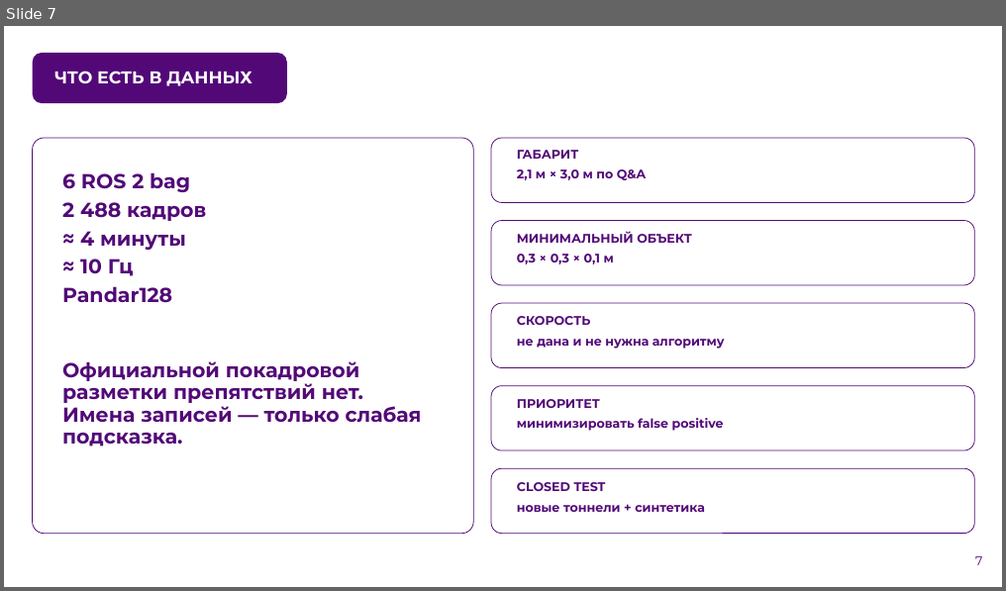
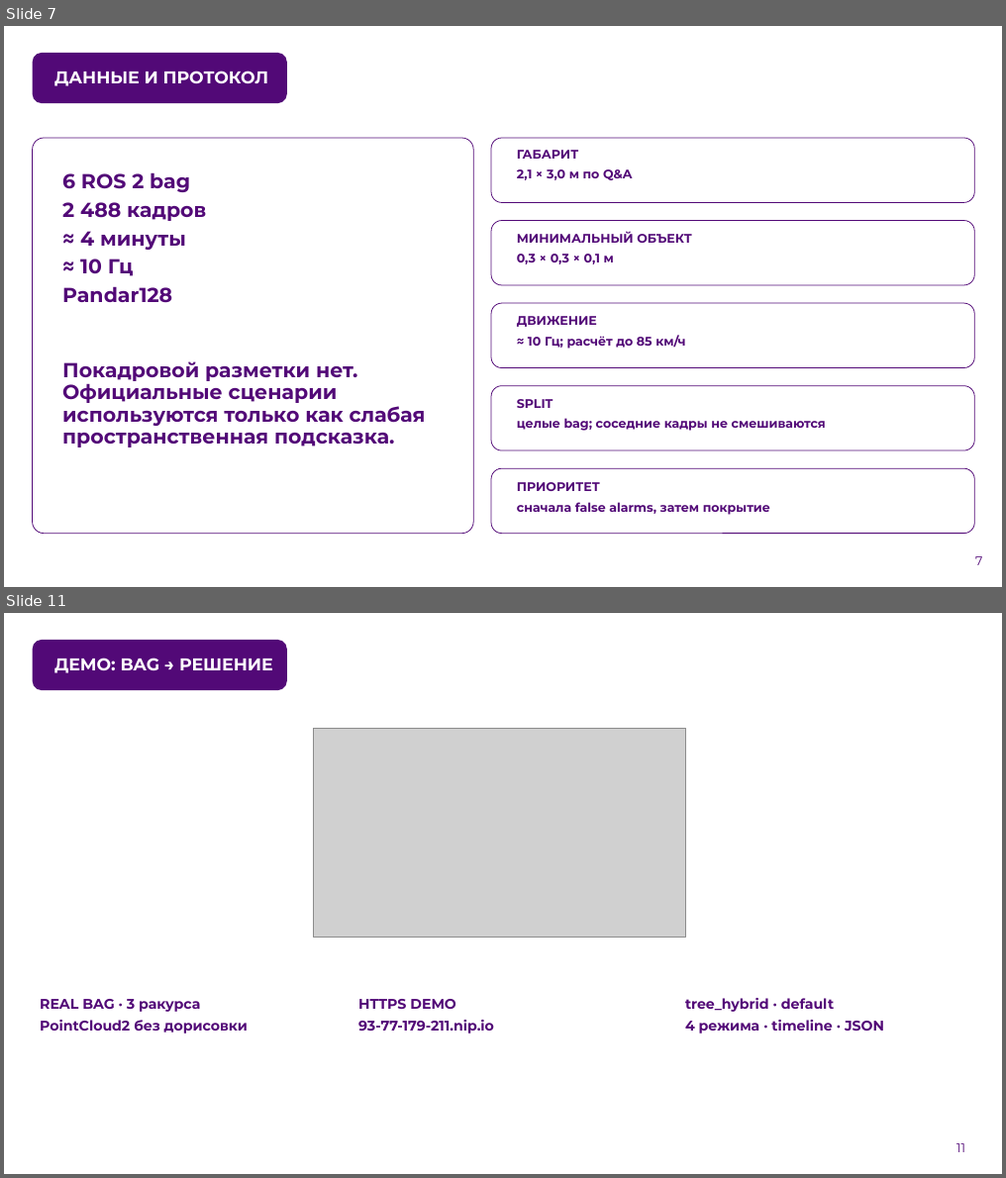
Before and after one commit to KirpaDmitriy/metroguard-lct2026, a slide deck: presentation/MetroGuard_LCT2026_Submission.pptx. Shown one above the other, each under a label of ours: slide 7 before the commit, slides 7 and 11 after it; the slides between them are not shown. The pictures are 1006x591 and 1006x1178 pixels, drawn with LibreOffice and Linux fonts; fonts in the diff are those of the drawing; grey boxes stand for pictures; background and template pictures are left out. Boxes give left, top, right and bottom in pixels: in the first picture for what was removed or moved away, otherwise in the second. Text is boxed around its words. In the diff, an @@ line names an element or a change of style, - is before the commit and + after.

```diff
--- a/presentation/MetroGuard_LCT2026_Submission.pptx
+++ b/presentation/MetroGuard_LCT2026_Submission.pptx
@@ slide 11 added at (4, 613, 1002, 1174), background picture (left out) @@
@@ rounded rectangle added at (33, 639, 287, 690), fill #520977 @@
@@ title added at (54, 658, 272, 673), 16.5 pt, text #FFFFFF, bold @@
+ДЕМО: BAG → РЕШЕНИЕ
@@ picture added at (313, 728, 686, 937) @@
@@ text added at (685, 998, 884, 1034), 13.5 pt, text #520977, bold @@
+tree_hybrid · default
+4 режима · timeline · JSON
@@ text added at (40, 999, 248, 1034), 13.5 pt, text #520977, bold @@
+REAL BAG · 3 ракурса
+PointCloud2 без дорисовки
@@ text added at (358, 999, 494, 1034), 13.5 pt, text #520977, bold @@
+HTTPS DEMO
+93-77-179-211.nip.io
@@ page number added at (956, 1144, 965, 1153), 12 pt, text #520977 @@
+11
@@ slide 7 changed as well @@
@@ title at (54, 71, 269, 86): text changed @@
-ЧТО ЕСТЬ В ДАННЫХ
+ДАННЫЕ И ПРОТОКОЛ
@@ text at (517, 170, 632, 180): text changed @@
-2,1 м × 3,0 м по Q&A
+2,1 × 3,0 м по Q&A
@@ text at (517, 316, 685, 349): text changed @@
-СКОРОСТЬ
-не дана и не нужна алгоритму
+ДВИЖЕНИЕ
+≈ 10 Гц; расчёт до 85 км/ч
@@ text at (62, 362, 426, 448): text changed @@
-Официальной покадровой разметки препятствий нет. Имена записей — только слабая подсказка.
+Покадровой разметки нет. Официальные сценарии используются только как слабая пространственная подсказка.
@@ text at (517, 399, 826, 431): text changed @@
-ПРИОРИТЕТ
-минимизировать false positive
+SPLIT
+целые bag; соседние кадры не смешиваются
@@ text at (517, 482, 770, 515): text changed @@
-CLOSED TEST
-новые тоннели + синтетика
+ПРИОРИТЕТ
+сначала false alarms, затем покрытие
```
Also in this commit, not shown: 9 other slides changed, 1 other slide added, 2 slides removed.
